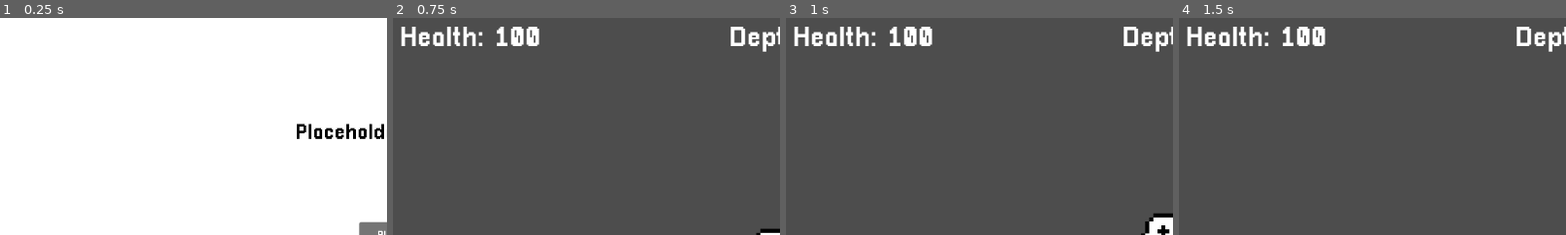
Above: before the commit, frames 1-4 (left to right).
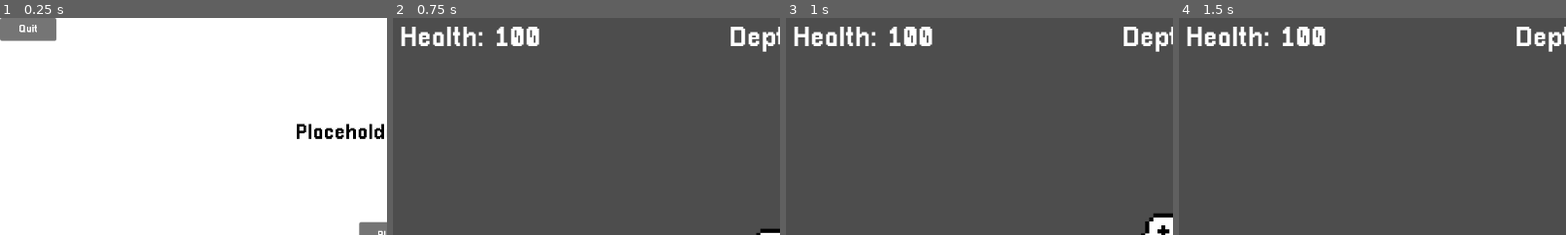
Above: after the commit, the same moments.

Repository: Deeeeelan/Campfire-Game
Game: Godot game, scene res://Scenes/Title Screen.tscn
The game is run twice, just before and just after one commit, with the same random seed, the same clock (stepped at 60 frames per second) and the same inputs.
Inputs (mouse positions are % of the whole screen's width and height, from its top left):
- Up to frame 1 (0.25 s): no input
- Up to frame 2 (0.75 s): click "Play" at 0.5 s
- Up to frame 3 (1 s): no input
- Up to frame 4 (1.5 s): move the mouse to (72, 45) at 1.27 s; hold D (Right) from 1.28 s (still down); click (72, 45) at 1.42 s
The pictures show only the part of the screen within x 0-50%, y 0-50%; the shares and areas given below are measured in that part.

The runs differ from the first frame. In frame 1, 1.5% of the frame differs, in the area x 0-15%, y 0-11%; in frame 2, nothing differs; in frame 3, nothing differs; in frame 4, nothing differs.

Commit message:
Fix quit button

Diff:
--- a/Scenes/Game.tscn
+++ b/Scenes/Game.tscn
@@ -13,11 +13,11 @@
 [sub_resource type="RectangleShape2D" id="RectangleShape2D_gl6un"]
 size = Vector2(14, 15)
 
-[sub_resource type="LabelSettings" id="LabelSettings_b2bpf"]
+[sub_resource type="LabelSettings" id="LabelSettings_7lihs"]
 font_size = 42
 
-[sub_resource type="LabelSettings" id="LabelSettings_7lihs"]
-font_size = 42
+[sub_resource type="LabelSettings" id="LabelSettings_bf53h"]
+font_size = 32
 
 [node name="Game" type="Node" unique_id=1360366149 node_paths=PackedStringArray("player")]
 script = ExtResource("1_kldst")
@@ -61,60 +61,11 @@
 anchor_bottom = 1.0
 grow_horizontal = 2
 grow_vertical = 2
+mouse_filter = 1
+mouse_behavior_recursive = 2
 theme = ExtResource("5_b2bpf")
 script = ExtResource("6_7lihs")
 player = NodePath("../../Node2D/CharacterBody2D")
-
-[node name="PauseScreen" type="Control" parent="CanvasLayer/Control" unique_id=2115530080]
-z_index = 1
-layout_mode = 1
-anchors_preset = 15
-anchor_right = 1.0
-anchor_bottom = 1.0
-grow_horizontal = 2
-grow_vertical = 2
-
-[node name="QuitButton" type="Button" parent="CanvasLayer/Control/PauseScreen" unique_id=1278606551]
-z_index = 3
-layout_mode = 1
-anchors_preset = -1
-anchor_left = 0.4
-anchor_top = 0.4
-anchor_right = 0.6
-anchor_bottom = 0.5
-offset_left = -4.0
-offset_top = -4.0
-offset_right = 4.0
-offset_bottom = 4.0
-grow_horizontal = 2
-grow_vertical = 2
-flat = true
-
-[node name="Label" type="Label" parent="CanvasLayer/Control/PauseScreen/QuitButton" unique_id=1433824066]
-layout_mode = 1
-anchors_preset = 15
-anchor_right = 1.0
-anchor_bottom = 1.0
-grow_horizontal = 2
-grow_vertical = 2
-theme_override_font_sizes/font_size = 16
-text = "Quit"
-label_settings = SubResource("LabelSettings_b2bpf")
-horizontal_alignment = 1
-vertical_alignment = 1
-
-[node name="TextureRect" type="TextureRect" parent="CanvasLayer/Control/PauseScreen" unique_id=1005866264]
-z_index = 2
-layout_mode = 1
-anchors_preset = 15
-anchor_right = 1.0
-anchor_bottom = 1.0
-grow_horizontal = 2
-grow_vertical = 2
-mouse_filter = 2
-texture = ExtResource("7_fgofq")
-expand_mode = 2
-stretch_mode = 4
 
 [node name="Inner" type="Control" parent="CanvasLayer/Control" unique_id=737471769]
 layout_mode = 1
@@ -126,6 +77,8 @@
 offset_bottom = -10.0
 grow_horizontal = 2
 grow_vertical = 2
+mouse_filter = 1
+mouse_behavior_recursive = 2
 
 [node name="DepthLabel" type="Label" parent="CanvasLayer/Control/Inner" unique_id=1861084561]
 layout_mode = 1
@@ -136,6 +89,8 @@
 offset_right = 30.0
 offset_bottom = 16.0
 grow_horizontal = 2
+mouse_filter = 1
+mouse_behavior_recursive = 2
 text = "Depth: 0"
 label_settings = SubResource("LabelSettings_7lihs")
 horizontal_alignment = 1
@@ -144,6 +99,8 @@
 layout_mode = 1
 offset_right = 163.0
 offset_bottom = 43.0
+mouse_filter = 1
+mouse_behavior_recursive = 2
 text = "Health: 0"
 label_settings = SubResource("LabelSettings_7lihs")
 horizontal_alignment = 1
@@ -157,7 +114,51 @@
 offset_left = -80.0
 offset_bottom = 16.0
 grow_horizontal = 0
+mouse_behavior_recursive = 2
 texture = ExtResource("9_bf53h")
+stretch_mode = 4
+
+[node name="PauseScreen" type="Control" parent="CanvasLayer/Control" unique_id=394673126]
+layout_mode = 1
+anchors_preset = 15
+anchor_right = 1.0
+anchor_bottom = 1.0
+grow_horizontal = 2
+grow_vertical = 2
+
+[node name="QuitButton" type="Button" parent="CanvasLayer/Control/PauseScreen" unique_id=725217184]
+z_index = 999
+layout_mode = 1
+anchors_preset = -1
+anchor_left = 0.4
+anchor_top = 0.4
+anchor_right = 0.6
+anchor_bottom = 0.5
+
+[node name="Label" type="Label" parent="CanvasLayer/Control/PauseScreen/QuitButton" unique_id=1585642741]
+layout_mode = 1
+anchors_preset = 15
+anchor_right = 1.0
+anchor_bottom = 1.0
+grow_horizontal = 2
+grow_vertical = 2
+text = "Quit"
+label_settings = SubResource("LabelSettings_bf53h")
+horizontal_alignment = 1
+vertical_alignment = 1
+
+[node name="TextureRect" type="TextureRect" parent="CanvasLayer/Control/PauseScreen" unique_id=1005866264]
+z_index = 2
+layout_mode = 1
+anchors_preset = 15
+anchor_right = 1.0
+anchor_bottom = 1.0
+grow_horizontal = 2
+grow_vertical = 2
+mouse_filter = 2
+mouse_behavior_recursive = 1
+texture = ExtResource("7_fgofq")
+expand_mode = 2
 stretch_mode = 4
 
 [node name="Tick" type="Timer" parent="." unique_id=1503009108]
@@ -165,5 +166,5 @@
 autostart = true
 
 [node name="MineTick" type="Timer" parent="." unique_id=248017811]
-wait_time = 0.05
+wait_time = 0.12
 autostart = true
--- a/Scenes/Title Screen.tscn
+++ b/Scenes/Title Screen.tscn
@@ -67,3 +67,19 @@
 text = "Play"
 horizontal_alignment = 1
 vertical_alignment = 1
+
+[node name="QuitButton" type="Button" parent="." unique_id=1172466102]
+layout_mode = 1
+offset_right = 84.0
+offset_bottom = 34.0
+
+[node name="Label" type="Label" parent="QuitButton" unique_id=2141189436]
+layout_mode = 1
+anchors_preset = 15
+anchor_right = 1.0
+anchor_bottom = 1.0
+grow_horizontal = 2
+grow_vertical = 2
+text = "Quit"
+horizontal_alignment = 1
+vertical_alignment = 1
--- a/Scripts/title_screen_script.gd
+++ b/Scripts/title_screen_script.gd
@@ -3,9 +3,12 @@
 var game_path = "res://Scenes/Game.tscn"
 
 @onready var start_button = $StartButton
-
+@onready var quit_button = $QuitButton
 func start():
 	get_tree().change_scene_to_file(game_path)
+func quit():
+	get_tree().quit()
 
 func _ready() -> void:
 	start_button.pressed.connect(start)
+	quit_button.pressed.connect(quit)
